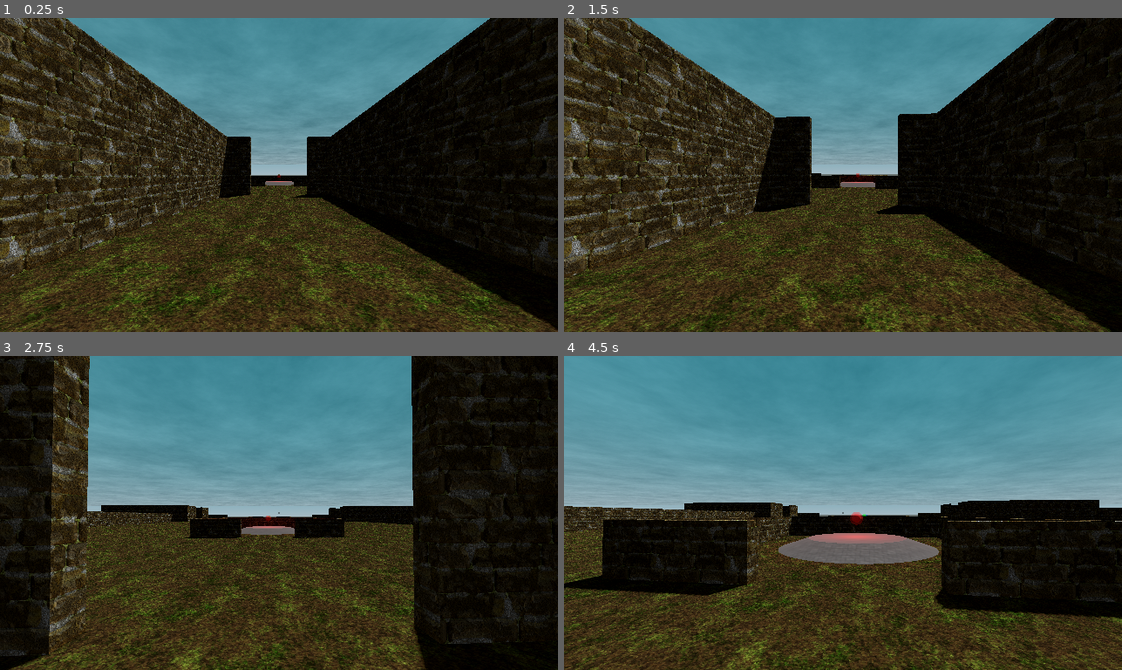
Above: before the commit, frames 1-4 (two rows, left to right).
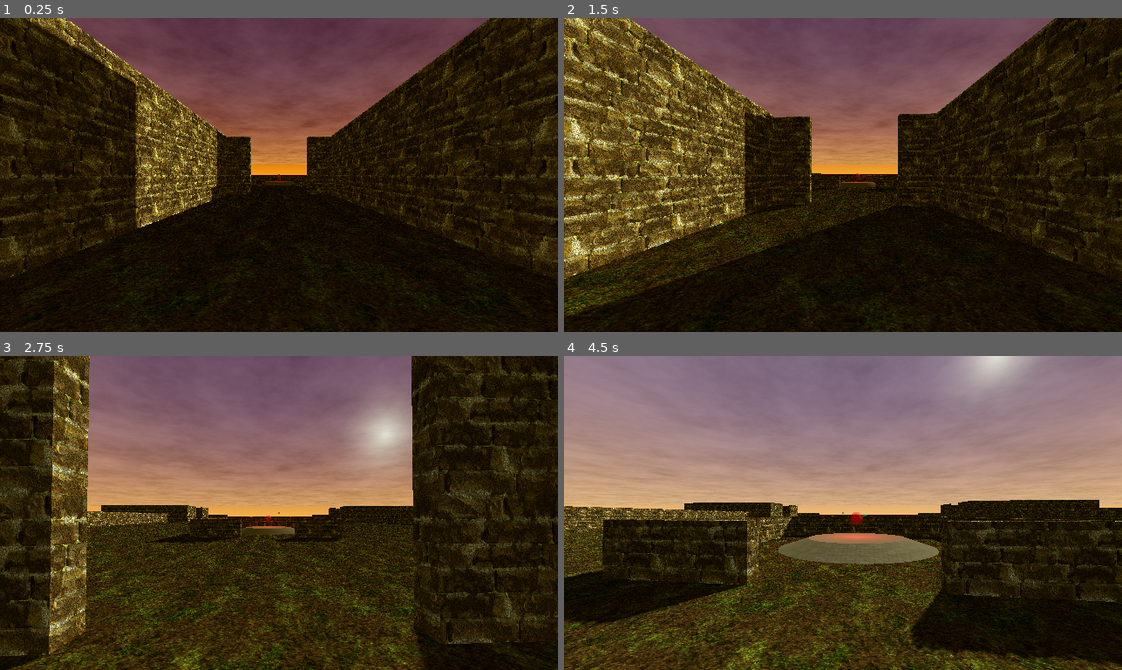
Above: after the commit, the same moments.

Repository: DMattDraper/MiniJam168
Game: Godot game, scene res://scenes/world.tscn
Two runs of this game, one before a commit and one after it. Both use one fixed random seed, a clock stepped at 60 frames per second and the inputs below.
Inputs (mouse positions are in pixels of both pictures, inside the frame that each line leads up to):
- Up to frame 1 (0.25 s): no input
- Up to frame 2 (1.5 s): move the mouse to (870, 175) at 0.52 s; hold W (move_forward) from 0.53 s (still down); tap E (interact) at 0.6, 1.35 s; move the mouse to (815, 175) at 1.27 s
- Up to frame 3 (2.75 s): keep holding W (move_forward); move the mouse to (290, 506) at 2.02 s; tap E (interact) at 2.1 s
- Up to frame 4 (4.5 s): keep holding W (move_forward); move the mouse to (837, 519) at 2.77 s; tap E (interact) at 2.85, 3.6, 4.35 s; move the mouse to (887, 516) at 3.52 s; move the mouse to (798, 509) at 4.27 s

The runs differ from the first frame. In frame 1, 72% of the frame differs, in the area x 0-100%, y 0-100%; in frame 2, 72%; in frame 3, 45%; in frame 4, 63%.

Commit message:
Trying to fix merge conflicts

Diff:
--- a/scenes/world.tscn
+++ b/scenes/world.tscn
@@ -8,26 +8,7 @@
 [ext_resource type="PackedScene" uid="uid://c2hmc3swu2t77" path="res://world/interactables/orbs/green_orb.tscn" id="6_p4c5o"]
 [ext_resource type="PackedScene" uid="uid://g8ungw4v6h7e" path="res://world/interactables/orbs/blue_orb.tscn" id="7_e60ih"]
 [ext_resource type="PackedScene" uid="uid://0dwqip03vn5s" path="res://display/ui/hud.tscn" id="8_1gmgk"]
-
-[sub_resource type="ProceduralSkyMaterial" id="ProceduralSkyMaterial_n17wn"]
-sky_top_color = Color(0.172549, 0.54902, 0.627451, 1)
-sky_horizon_color = Color(0.647059, 0.729412, 0.768627, 1)
-ground_bottom_color = Color(0.2, 0.207843, 0.133333, 1)
-ground_horizon_color = Color(0.415686, 0.454902, 0.45098, 1)
-
-[sub_resource type="Sky" id="Sky_60w8l"]
-sky_material = SubResource("ProceduralSkyMaterial_n17wn")
-
-[sub_resource type="Environment" id="Environment_ea1mr"]
-background_mode = 2
-sky = SubResource("Sky_60w8l")
-ambient_light_source = 2
-ambient_light_color = Color(0.160784, 0.160784, 0.160784, 1)
-ssao_intensity = 5.0
-sdfgi_use_occlusion = true
-sdfgi_read_sky_light = false
-sdfgi_y_scale = 0
-volumetric_fog_density = 0.025
+[ext_resource type="PackedScene" path="res://display/world_environment.tscn" id="9_gl38p"]
 
 [sub_resource type="StandardMaterial3D" id="StandardMaterial3D_32q51"]
 albedo_texture = ExtResource("1_7ifcb")
@@ -260,13 +241,6 @@
 [node name="Player" parent="." instance=ExtResource("2_waxnw")]
 transform = Transform3D(1, 0, 0, 0, 1, 0, 0, 0, 1, 0, 0, 48)
 
-[node name="WorldEnvironment" type="WorldEnvironment" parent="."]
-environment = SubResource("Environment_ea1mr")
-
-[node name="DirectionalLight3D" type="DirectionalLight3D" parent="WorldEnvironment"]
-transform = Transform3D(-0.866025, -0.433013, 0.25, 0, 0.5, 0.866025, -0.5, 0.75, -0.433013, 0, 12, 0)
-shadow_enabled = true
-
 [node name="Terrain" type="Node3D" parent="."]
 
 [node name="Ground" type="MeshInstance3D" parent="Terrain"]
@@ -863,3 +837,5 @@
 transform = Transform3D(1, 0, 0, 0, 1, 0, 0, 0, 1, 0, 1.5, -30)
 
 [node name="HUD" parent="." instance=ExtResource("8_1gmgk")]
+
+[node name="WorldEnvironment" parent="." instance=ExtResource("9_gl38p")]
Not shown: 1 places in display/world_environment.tres that only renumber resources
Not shown: 1 places in scenes/world.tscn that only renumber resources
